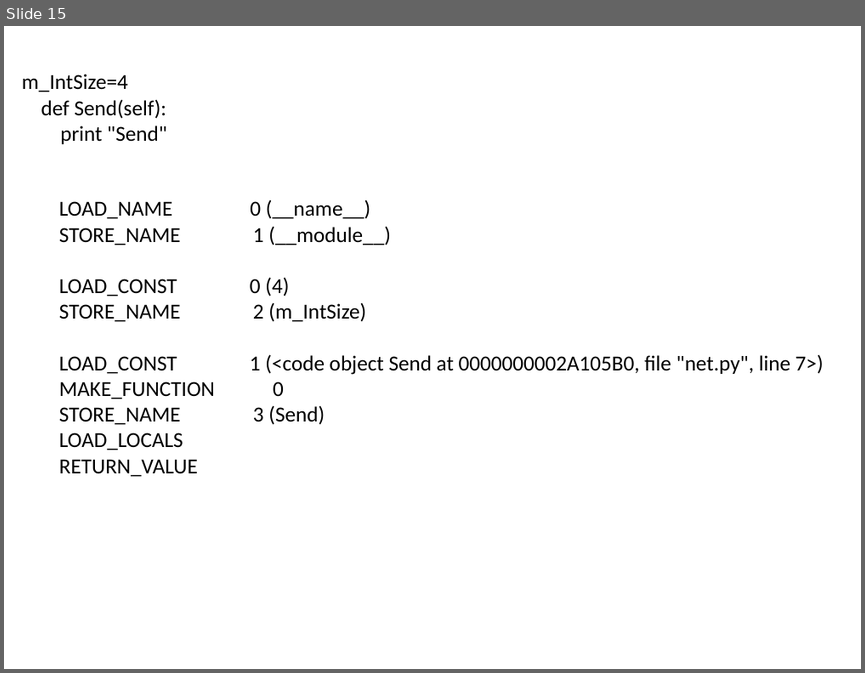
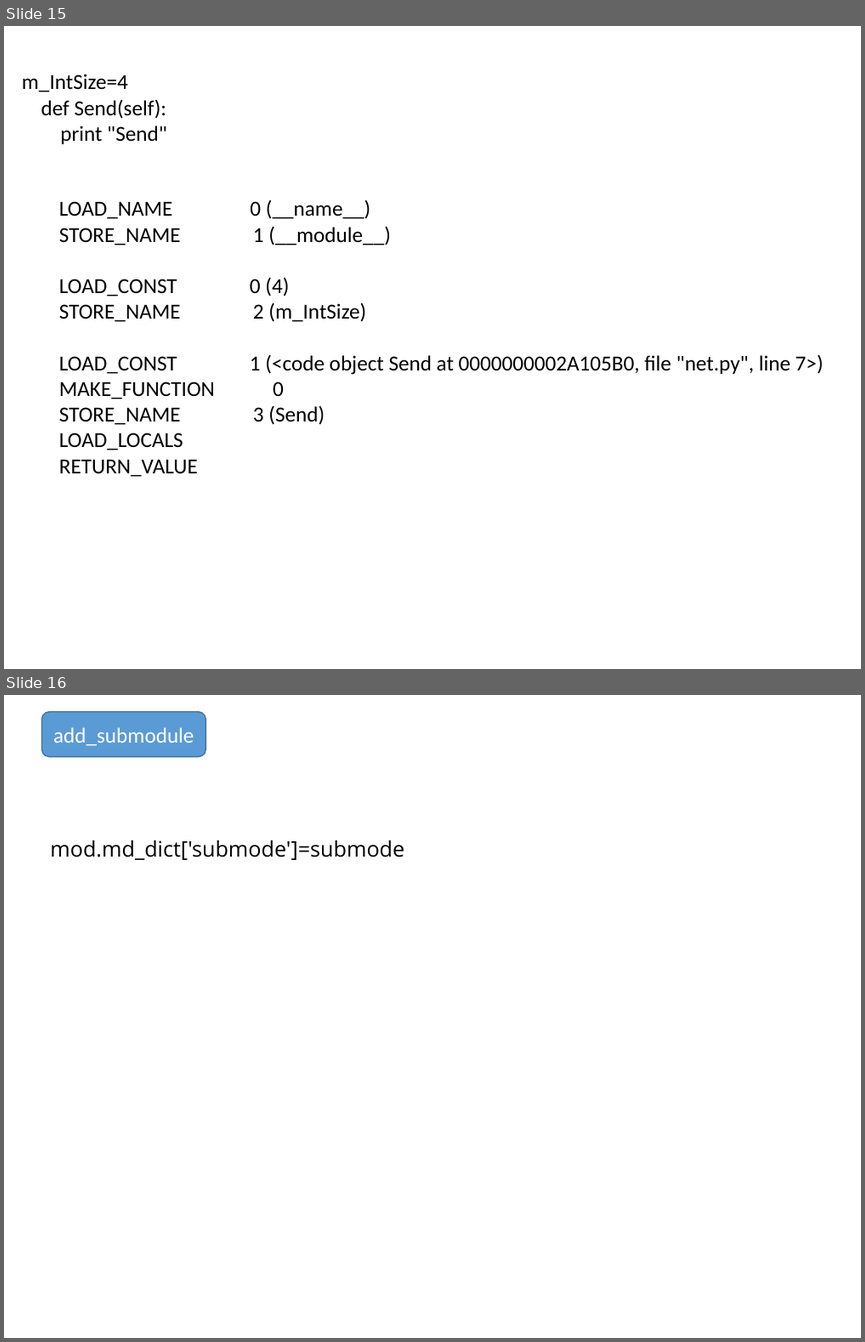
Before and after one commit to menfeng/studynote, a slide deck: python/source code/import/import.pptx. Shown one above the other, each under a label of ours: slide 15 before the commit, slides 15 and 16 after it. The pictures are 865x673 and 865x1342 pixels, drawn with LibreOffice and Linux fonts; fonts in the diff are those of the drawing. Boxes give left, top, right and bottom in pixels: in the first picture for what was removed or moved away, otherwise in the second. Text is boxed around its words. In the diff, an @@ line names an element or a change of style, - is before the commit and + after.

```diff
--- a/python/source code/import/import.pptx
+++ b/python/source code/import/import.pptx
@@ slide 16 added at bbox=[4, 695, 861, 1338], background #FFFFFF @@
@@ rounded rectangle added at bbox=[41, 712, 205, 757], fill #5B9BD5, outline #43739E 1 pt, 18 pt, text #FFFFFF @@
+add_submodule
@@ text added at bbox=[50, 840, 404, 860], 18 pt, text #000000 @@
+mod.md_dict['submode']=submode
```
Also in this commit, not shown: 4 other slides added, 1 slide removed, 1 other file.
